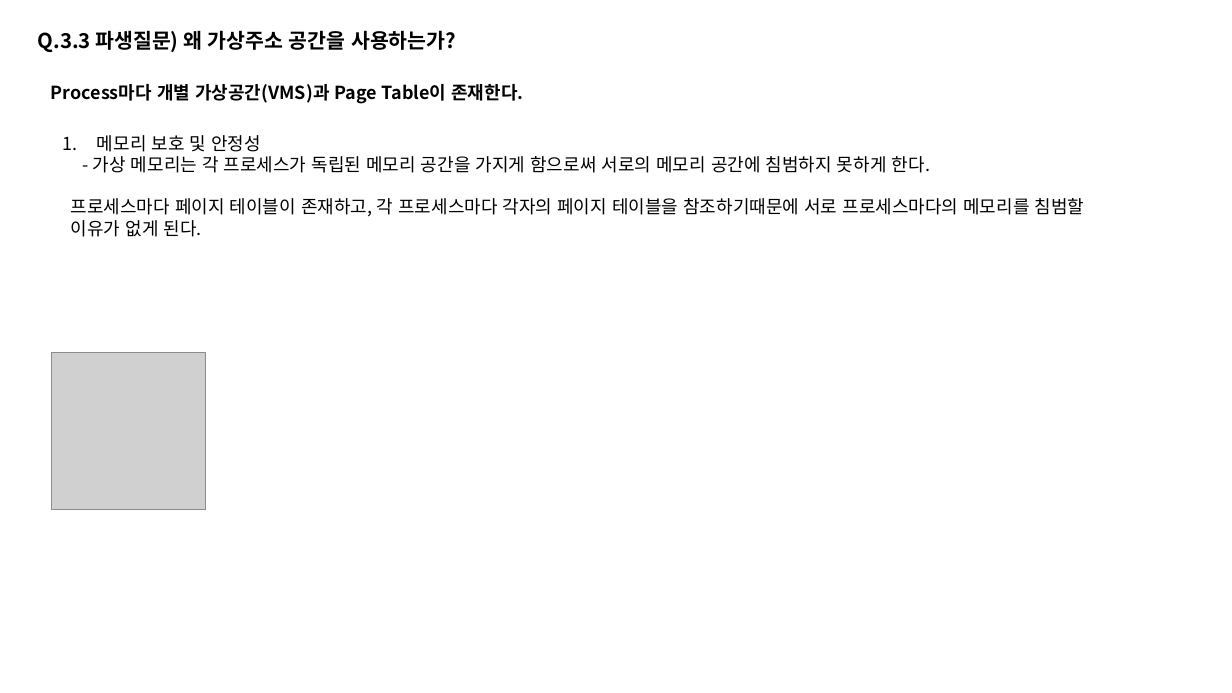
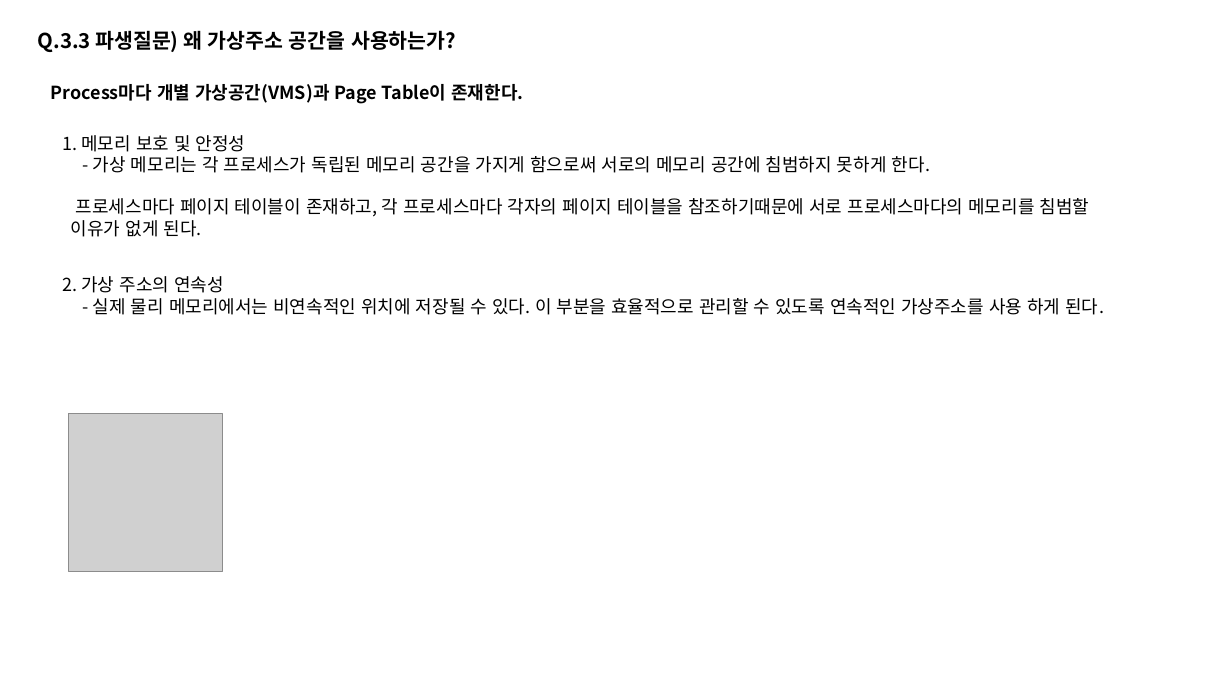
Before and after one commit to taehyuklee/C-CppStudy, a slide deck: slide 14 of CSwithC/CS-explanation.pptx. Drawn at 1232x693 pixels with LibreOffice and Linux fonts; fonts in the diff are those of the drawing; grey boxes stand for pictures. Boxes give left, top, right and bottom in pixels: in the first picture for what was removed or moved away, otherwise in the second. Text is boxed around its words. In the diff, an @@ line names an element or a change of style, - is before the commit and + after.

```diff
--- a/CSwithC/CS-explanation.pptx
+++ b/CSwithC/CS-explanation.pptx
@@ text at box(62, 135, 246, 152): text changed @@
-1. 메모리 보호 및 안정성
+1. 메모리 보호 및 안정성
@@ text "프로세스마다 페이지 테이블이 존재하고, 각 ..." rewrapped from box(71, 198, 1085, 237) to box(71, 198, 1090, 237) @@
@@ text added at box(62, 276, 1104, 315), 14 pt, text #000000 @@
+2. 가상 주소의 연속성
+- 실제 물리 메모리에서는 비연속적인 위치에 저장될 수 있다. 이 부분을 효율적으로 관리할 수 있도록 연속적인 가상주소를 사용 하게 된다.
@@ picture: place and size @@
-picture at box(52, 353, 206, 510)
+picture at box(68, 414, 223, 571)
```
Also in this commit, not shown: 3 slides added, 1 slide removed.
